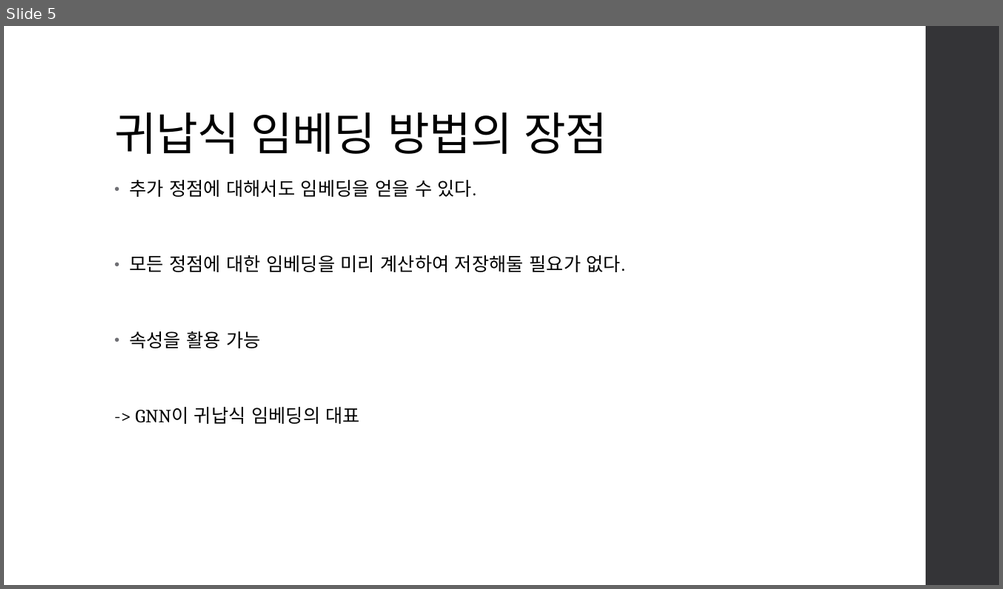
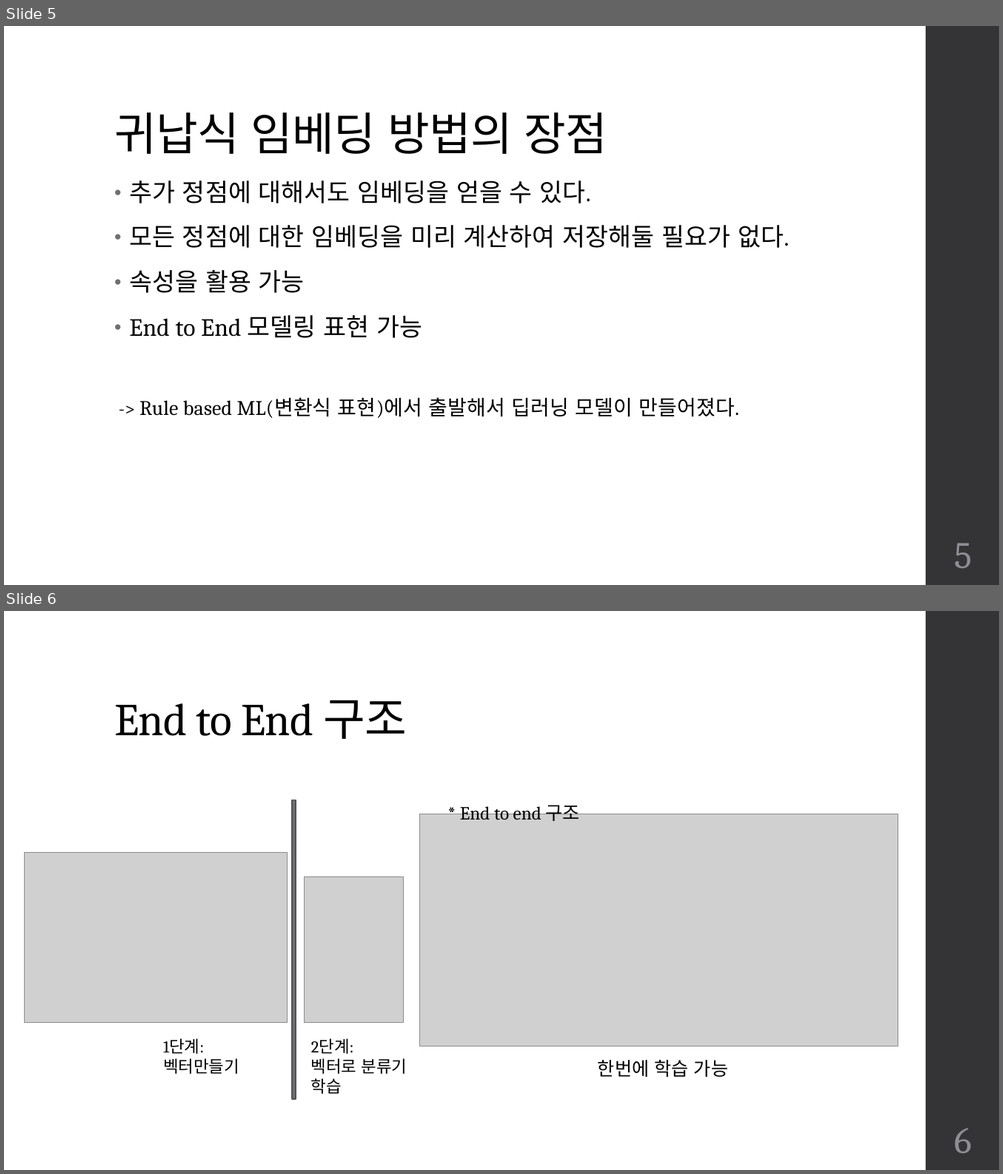
Before and after one commit to team-fairy/JunCheol, a slide deck: Presentation_resource/GNN.pptm. Shown one above the other, each under a label of ours: slide 5 before the commit, slides 5 and 6 after it. The pictures are 1003x589 and 1003x1174 pixels, drawn with LibreOffice and Linux fonts; fonts in the diff are those of the drawing; grey boxes stand for pictures. Boxes give left, top, right and bottom in pixels: in the first picture for what was removed or moved away, otherwise in the second. Text is boxed around its words. In the diff, an @@ line names an element or a change of style, - is before the commit and + after.

```diff
--- a/Presentation_resource/GNN.pptm
+++ b/Presentation_resource/GNN.pptm
@@ slide 6 added at box(4, 611, 999, 1170), background #FFFFFF; not listed: 1 template element that a slide beside it also shows @@
@@ title added at box(114, 700, 407, 739), 44 pt, text #000000 @@
+End to End 구조
@@ rectangle added at box(292, 800, 296, 1099), fill #6F6F74, outline #525256 1.1 pt @@
@@ text added at box(460, 800, 580, 821), 18 pt, text #000000 @@
+* End to end 구조
@@ picture added at box(420, 814, 898, 1047) @@
@@ picture added at box(25, 853, 287, 1023) @@
@@ picture added at box(304, 877, 403, 1023) @@
@@ text added at box(163, 1039, 239, 1074), 16 pt, text #000000 @@
+1단계:
+벡터만들기
@@ text added at box(311, 1039, 407, 1094), 16 pt, text #000000 @@
+2단계:
+벡터로 분류기 학습
@@ text added at box(597, 1060, 728, 1077), 18 pt, text #000000 @@
+한번에 학습 가능
@@ page number added at box(953, 1128, 971, 1153), 36 pt, text #8E8E94 @@
+6
@@ slide 5 changed as well @@
@@ text at box(129, 181, 789, 293): size 18 to 24 pt in "추가 정점에 대해서도 임베딩을 얻을 수 있다.", "모든 정점에 대한 임베딩을 미리 계산하여 저장해둘 ...", "속성을 활용 가능" @@
@@ text at box(129, 315, 739, 418): text changed; size 18 to 20 pt @@
--> GNN이 귀납식 임베딩의 대표
+• End to End 모델링 표현 가능
+-> Rule based ML(변환식 표현)에서 출발해서 딥러닝 모델이 만들어졌다.
@@ page number added at box(953, 543, 971, 568), 36 pt, text #8E8E94 @@
+5
```
Also in this commit, not shown: 5 other slides changed, 12 other slides added, 5 slides removed.
